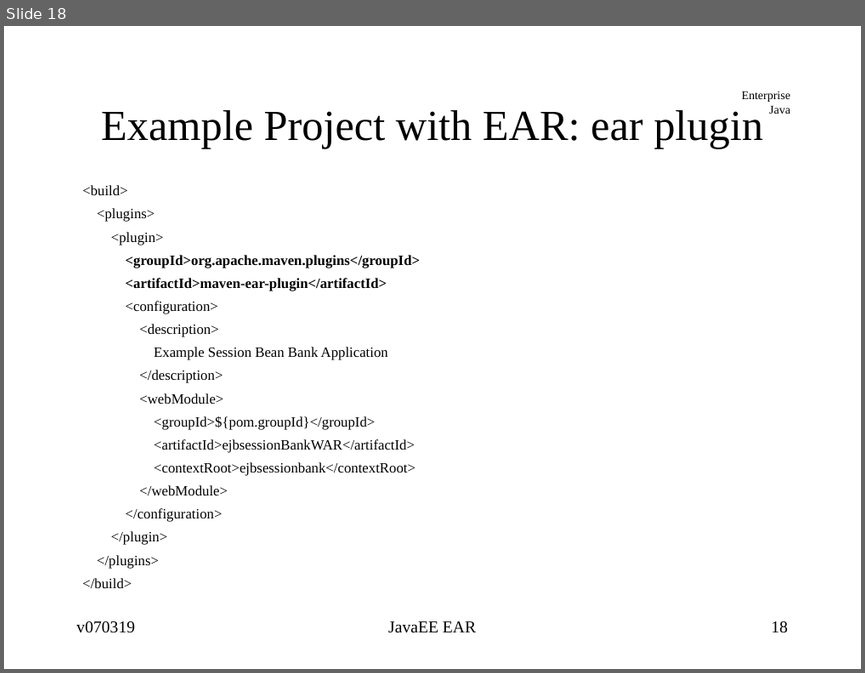
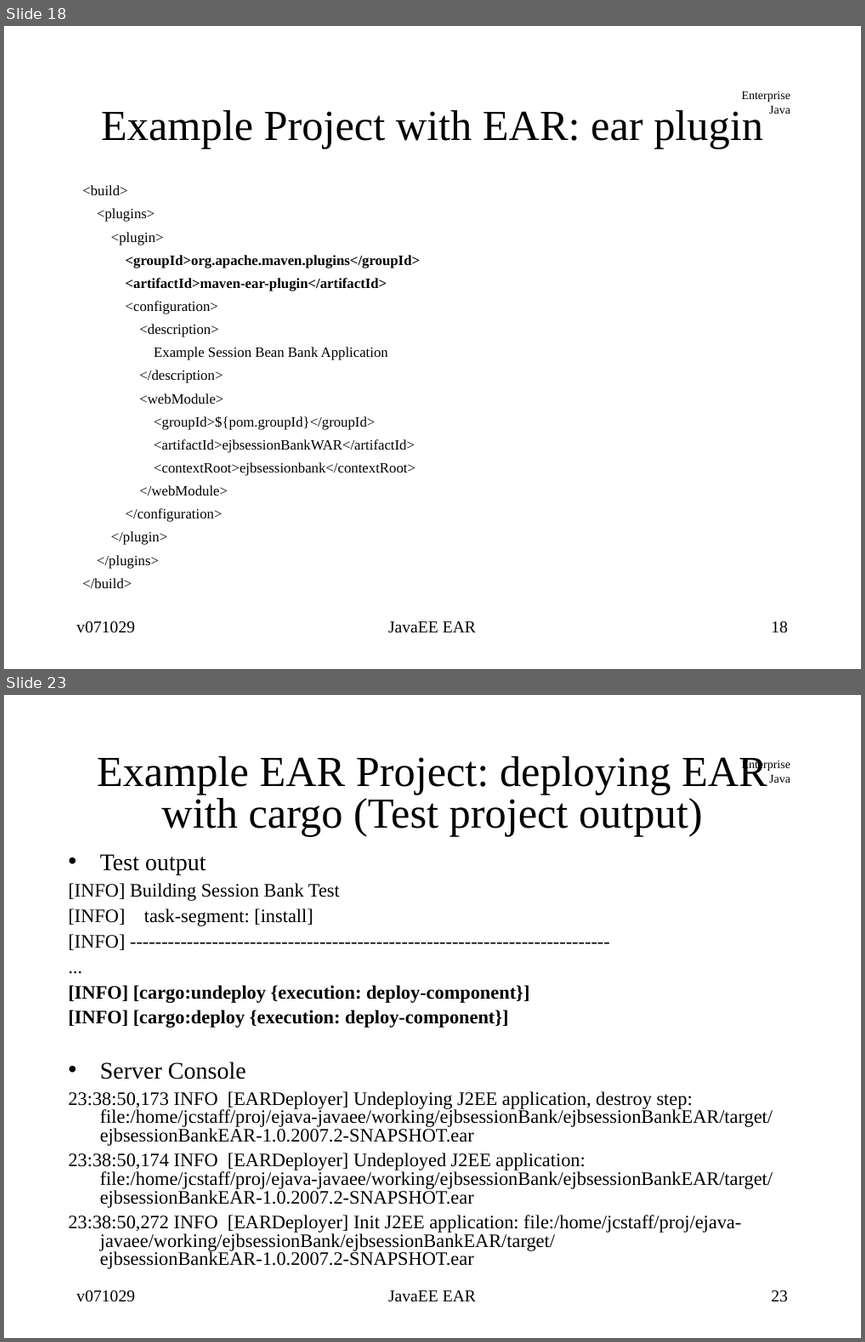
Before and after one commit to jcstaff/ejava-javaee, a slide deck: course-docs/src/site/resources/lectures/javaeeEAR.ppt. Shown one above the other, each under a label of ours: slide 18 before the commit, slides 18 and 23 after it; the slides between them are not shown. The pictures are 865x673 and 865x1342 pixels, drawn with LibreOffice and Linux fonts; fonts in the diff are those of the drawing. Boxes give left, top, right and bottom in pixels: in the first picture for what was removed or moved away, otherwise in the second. Text is boxed around its words. In the diff, an @@ line names an element or a change of style, - is before the commit and + after.

```diff
--- a/course-docs/src/site/resources/lectures/javaeeEAR.ppt
+++ b/course-docs/src/site/resources/lectures/javaeeEAR.ppt
@@ slide 23 added at <box>4,695,861,1338</box>, background #FFFFFF; not listed: 1 template element that a slide beside it also shows @@
@@ title added at <box>97,756,767,836</box>, 36 pt, text #000000 @@
+Example EAR Project: deploying EAR with cargo (Test project output)
@@ text added at <box>69,854,772,1269</box>, 16 pt, text #000000 @@
+• Test output
+[INFO] Building Session Bank Test
+[INFO] task-segment: [install]
+[INFO] ----------------------------------------------------------------------------
+...
+[INFO] [cargo:undeploy {execution: deploy-component}]
+[INFO] [cargo:deploy {execution: deploy-component}]
+• Server Console
+23:38:50,173 INFO [EARDeployer] Undeploying J2EE application, destroy step: file:/home/jcstaff/proj/ejava-javaee/working/ejbsessionBank/ejbsessionBankEAR/target/ejbsessionBankEAR-1.0.2007.2-SNAPSHOT.ear
+23:38:50,174 INFO [EARDeployer] Undeployed J2EE application: file:/home/jcstaff/proj/ejava-javaee/working/ejbsessionBank/ejbsessionBankEAR/target/ejbsessionBankEAR-1.0.2007.2-SNAPSHOT.ear
+23:38:50,272 INFO [EARDeployer] Init J2EE application: file:/home/jcstaff/proj/ejava-javaee/working/ejbsessionBank/ejbsessionBankEAR/target/ejbsessionBankEAR-1.0.2007.2-SNAPSHOT.ear
@@ text added at <box>76,1290,135,1302</box>, 14 pt, text #000000 @@
+v071029
@@ text added at <box>388,1290,476,1302</box>, 14 pt, text #000000 @@
+JavaEE EAR
@@ page number added at <box>771,1290,788,1302</box>, 14 pt, text #000000 @@
+23
@@ slide 18 changed as well @@
@@ text at <box>76,621,135,633</box>: text changed @@
-v070319
+v071029
```
Also in this commit, not shown: 16 other slides changed, 8 other slides added, 1 slide removed, 7 other files.
